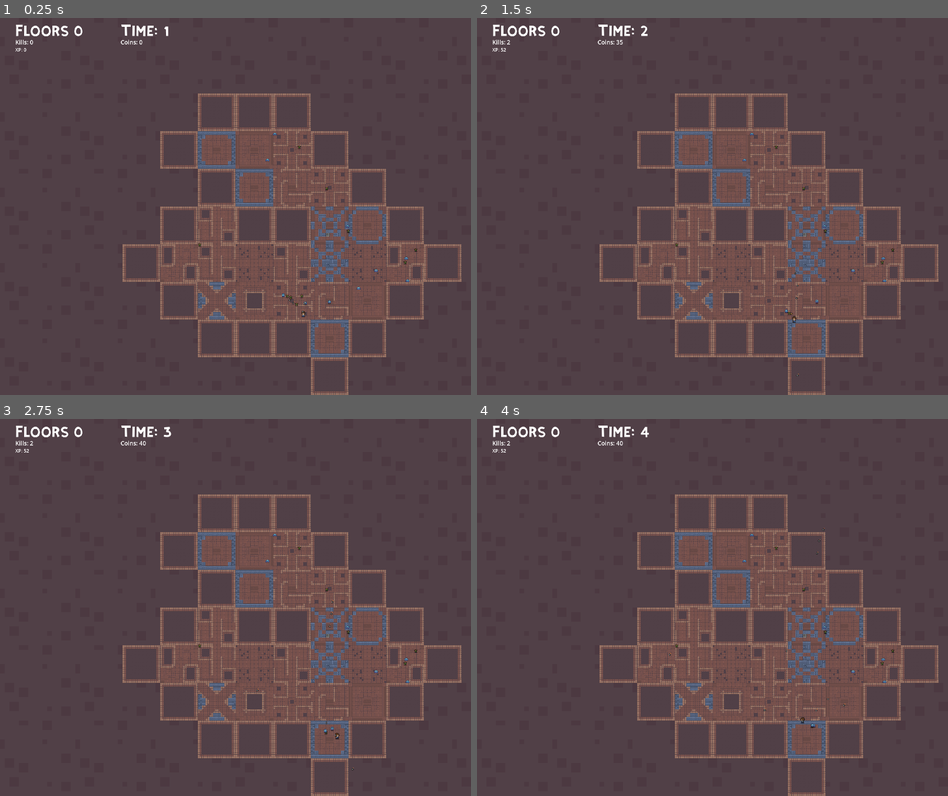
Above: before the commit, frames 1-4 (two rows, left to right).
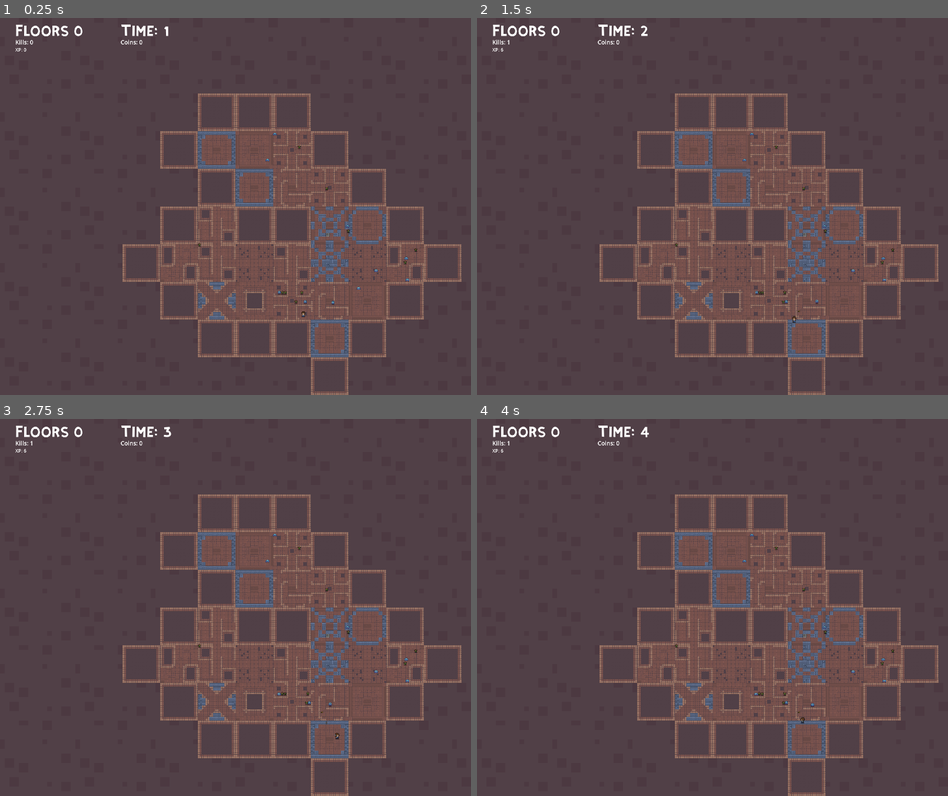
Above: after the commit, the same moments.

Repository: jaxonavena/Calamity
Game: Godot game, scene res://scenes/dungeon_generator.tscn
Same seed, same stepped clock (60 frames per second), same inputs: the game is played once before the commit and once after it.
Inputs (mouse positions are in pixels of both pictures, inside the frame that each line leads up to):
- Up to frame 1 (0.25 s): no input
- Up to frame 2 (1.5 s): tap Enter at 0.5 s; move the mouse to (816, 187) at 0.52 s; press the mouse at (816, 187) at 0.53 s; hold Right (ui_right) 0.53-1.28 s; tap Space (attack) at 1.25, 1.35 s; move the mouse to (618, 225) at 1.27 s; release the mouse at (618, 225) at 1.28 s; hold Down (ui_down) from 1.28 s (still down)
- Up to frame 3 (2.75 s): click (141, 626) at 1.55 s; move the mouse to (282, 524) at 2.02 s; release Down (ui_down) at 2.03 s; press the mouse at (282, 524) at 2.03 s; hold Right (ui_right) from 2.03 s (still down)
- Up to frame 4 (4 s): tap Enter at 2.75 s; move the mouse to (688, 682) at 2.77 s; release Right (ui_right) at 2.78 s; release the mouse at (688, 682) at 2.78 s; hold Up (ui_up) 2.78-3.53 s; tap E at 2.85 s; click (688, 682) at 3.05 s; move the mouse to (853, 664) at 3.52 s; press the mouse at (853, 664) at 3.53 s; hold Left (ui_left) from 3.53 s (still down)

The runs differ from the first frame. In frame 1, less than 0.1% of the frame differs, in the area x 42-87%, y 59-79%; in frame 2, less than 0.1%; in frame 3, 0.1%; in frame 4, 0.1%, in the area x 5-87%, y 5-83%.

Commit message:
added collisions for enemies and projectiles

Diff:
--- a/calamity-godotproject/scenes/enemy.tscn
+++ b/calamity-godotproject/scenes/enemy.tscn
@@ -90,13 +90,12 @@
 radius = 215.058
 
 [sub_resource type="CircleShape2D" id="CircleShape2D_o46yg"]
-radius = 5.0
+radius = 7.0
 
 [sub_resource type="CircleShape2D" id="CircleShape2D_dugog"]
 radius = 25.0
 
 [node name="enemy" type="CharacterBody2D"]
-collision_layer = 3
 script = ExtResource("1_os78v")
 
 [node name="AnimatedSprite2D" type="AnimatedSprite2D" parent="."]
@@ -112,6 +111,9 @@
 shape = SubResource("CircleShape2D_ytgpa")
 
 [node name="CollisionShape2D2" type="CollisionShape2D" parent="."]
+process_priority = 1
+process_physics_priority = 1
+z_as_relative = false
 shape = SubResource("CircleShape2D_o46yg")
 
 [node name="enemy_hitbox" type="Area2D" parent="."]
--- a/calamity-godotproject/scenes/enemyglobin.tscn
+++ b/calamity-godotproject/scenes/enemyglobin.tscn
@@ -105,7 +105,7 @@
 radius = 215.058
 
 [sub_resource type="CircleShape2D" id="CircleShape2D_o46yg"]
-radius = 5.0
+radius = 6.0
 
 [sub_resource type="CircleShape2D" id="CircleShape2D_dugog"]
 radius = 25.0
@@ -126,6 +126,8 @@
 shape = SubResource("CircleShape2D_ytgpa")
 
 [node name="CollisionShape2D2" type="CollisionShape2D" parent="."]
+process_priority = 1
+process_physics_priority = 1
 y_sort_enabled = true
 shape = SubResource("CircleShape2D_o46yg")
 
--- a/calamity-godotproject/scenes/main.tscn
+++ b/calamity-godotproject/scenes/main.tscn
@@ -92,7 +92,7 @@
 5:7/0/physics_layer_0/polygon_0/points = PackedVector2Array(-1.15625, 8.5625, -8.34375, 8.5, -8, 0.625, -0.78125, -0.375, 3.40625, -0.8125, 4.09375, -8, 8, -8, 8, 1.1875, 8, 8, 4.90625, 8)
 
 [sub_resource type="TileSet" id="TileSet_vx4dq"]
-physics_layer_0/collision_layer = 1
+physics_layer_0/collision_layer = 9
 sources/0 = SubResource("TileSetScenesCollectionSource_jpieh")
 sources/1 = SubResource("TileSetAtlasSource_ousaj")
 
@@ -102,10 +102,11 @@
 script = ExtResource("1_k60vj")
 
 [node name="TileMap" type="TileMap" parent="."]
+position = Vector2(-1, 0)
 tile_set = SubResource("TileSet_vx4dq")
 collision_animatable = true
 format = 2
-layer_0/tile_data = PackedInt32Array(0, 196609, 1, 131072, 1 …(6221 unchanged characters)… 609, 1, 655362, 196609, 1, 24, 196609, 1)
+layer_0/tile_data = PackedInt32Array(0, 196609, 1, 131072, 1 …(6221 unchanged characters)… 609, 1, 655362, 196609, 1, 24, 196609, 1, -65536, 393217, 2, -65535, 393217, 1, -65534, 458753, 1, -65533, 524289, 1, -65532, 524289, 2, -65531, 524289, 3, -65530, 393217, 3)
 layer_1/name = "Layer1"
 layer_1/y_sort_enabled = true
 layer_1/tile_data = PackedInt32Array(131086, 196609, 5, 196622, 196609, 5, 262158, 196609, 5, 327694, 196609, 5, 393230 …(504 unchanged characters)…
@@ -115,7 +116,6 @@
 
 [node name="enemy" parent="." instance=ExtResource("3_balui")]
 position = Vector2(247, 103)
-collision_layer = 1
 collision_mask = 3
 
 [node name="enemy2" parent="." instance=ExtResource("3_balui")]
--- a/calamity-godotproject/scenes/projectile.tscn
+++ b/calamity-godotproject/scenes/projectile.tscn
@@ -6,10 +6,8 @@
 [sub_resource type="CircleShape2D" id="CircleShape2D_lpoks"]
 radius = 4.0
 
-[sub_resource type="CircleShape2D" id="CircleShape2D_bp0wx"]
-radius = 2.23607
-
-[node name="Projectile" type="Node2D"]
+[node name="Projectile" type="CharacterBody2D"]
+collision_layer = 9
 script = ExtResource("1_bghdu")
 
 [node name="Sprite2D" type="Sprite2D" parent="."]
@@ -24,7 +22,10 @@
 
 [node name="Timer" type="Timer" parent="."]
 
-[node name="wallphysics" type="CollisionShape2D" parent="."]
-shape = SubResource("CircleShape2D_bp0wx")
+[node name="wall collision" type="Area2D" parent="."]
+
+[node name="CollisionShape2D" type="CollisionShape2D" parent="wall collision"]
+shape = SubResource("CircleShape2D_lpoks")
 
 [connection signal="body_entered" from="Area2D" to="." method="_on_area_2d_body_entered"]
+[connection signal="body_entered" from="wall collision" to="." method="_on_wall_collision_body_entered"]
--- a/calamity-godotproject/scripts/dungeon_generator.gd
+++ b/calamity-godotproject/scripts/dungeon_generator.gd
@@ -17,7 +17,7 @@
 func _ready():
 	generate_dungeon()
 	place_player(global_script.player_instance)
-	place_enemies(10)
+	place_enemies(50)
 
 func calculate_door_distance_offsets(current_room: Node2D):
 	var room_pos = current_room.global_position
--- a/calamity-godotproject/scripts/enemy.gd
+++ b/calamity-godotproject/scripts/enemy.gd
@@ -22,6 +22,7 @@
 			$AnimatedSprite2D.flip_h = false
 	else:
 		$AnimatedSprite2D.play("slime idle")
+	move_and_slide()
 
 func generate_random_offset(x_range: float, y_range: float) -> Vector2:
 	var random_x = randf_range(-x_range, x_range)
--- a/calamity-godotproject/scripts/enemyglobin.gd
+++ b/calamity-godotproject/scripts/enemyglobin.gd
@@ -30,6 +30,7 @@
 			$projectile_timer.start()
 	else:
 		$AnimatedSprite2D.play("globin idle")
+	move_and_slide()
 
 # Function to shoot a projectile
 func shoot_projectile(body):
--- a/calamity-godotproject/scripts/projectile.gd
+++ b/calamity-godotproject/scripts/projectile.gd
@@ -1,4 +1,5 @@
-extends Node2D
+extends CharacterBody2D
+
 
 @export var speed: float = 250
 @export var damage: int = 10
@@ -30,6 +31,7 @@
 	# Move the projectile in the direction it's facing
 	position += direction * speed * delta
 
+
 # Function to set the direction of the projectile
 func set_direction(dir: Vector2, shooter_instance: Node):
 	direction = dir.normalized()
@@ -37,6 +39,7 @@
 
 func _on_area_2d_body_entered(body: Node2D) -> void:
 	#pass
+
 	if is_instance_valid(shooter):
 		if shooter.has_method("player") and body.has_method("enemy"):
 				body.deal_with_damage(true)
@@ -48,3 +51,13 @@
 			queue_free()
 	else:
 		print("shooter dead asf")
+
+
+
+func _on_wall_collision_body_entered(body) -> void:
+	 # Assuming layer 1 is for walls
+	if is_instance_valid(shooter):
+		if not(body.has_method("player")) and not(body.has_method("enemy")):
+			queue_free()
+	else:
+		queue_free()
Not shown: 1 places in calamity-godotproject/scenes/projectile.tscn that only renumber resources
